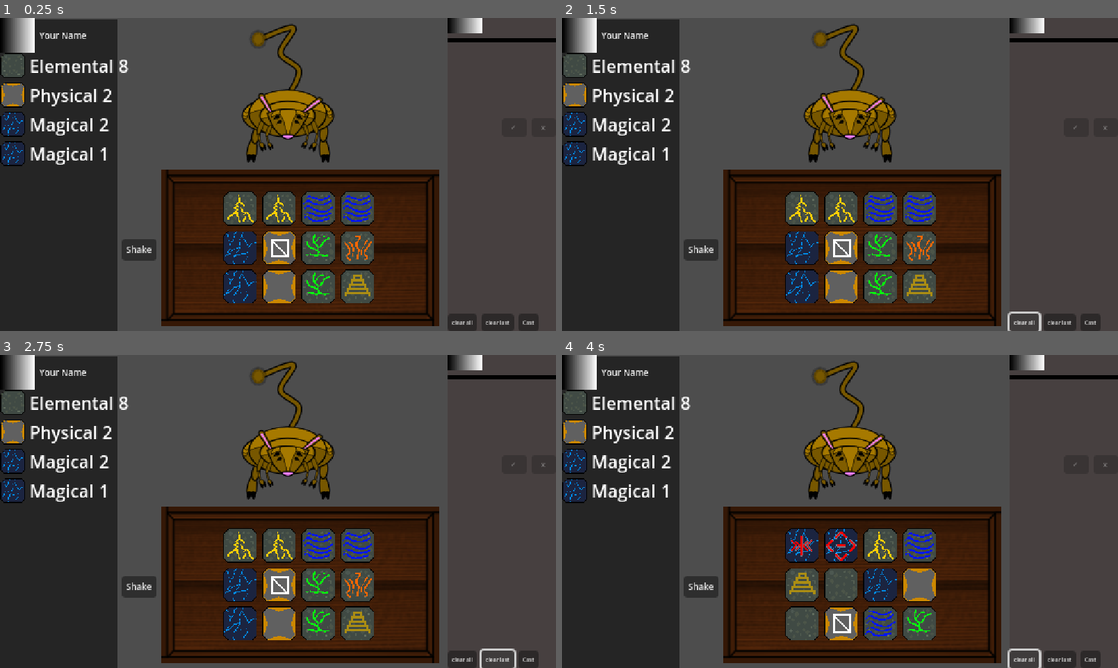
Above: before the commit, frames 1-4 (two rows, left to right).
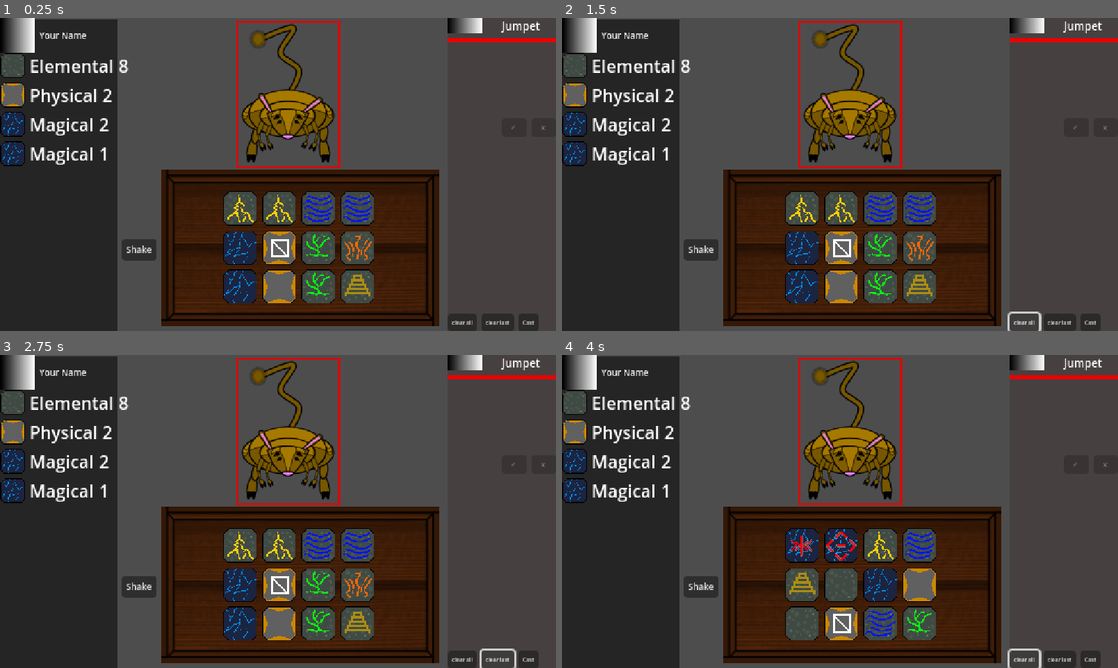
Above: after the commit, the same moments.

Repository: brianhall1313/rune-box-dice-roller
Game: Godot game, scene res://scenes/encounter.tscn
The game is run twice, just before and just after one commit, with the same random seed, the same clock (stepped at 60 frames per second) and the same inputs. The project has no main scene, so this scene is started directly.
Inputs:
- Up to frame 1 (0.25 s): no input
- Up to frame 2 (1.5 s): click "Cast" at 0.5 s; click "clear all" at 1.25 s
- Up to frame 3 (2.75 s): click "clear last" at 2 s
- Up to frame 4 (4 s): click "Shake" at 2.75 s; click "clear all" at 3.5 s

The runs differ from the first frame. In frame 1, 1.0% of the frame differs, in the area x 42-100%, y 0-48%; in frame 2, 1.0%; in frame 3, 1.0%; in frame 4, 1.0%.

Commit message:
the player can now kill an enemy

Diff:
--- a/globals/GlobalSignalBus.gd
+++ b/globals/GlobalSignalBus.gd
@@ -11,6 +11,7 @@
 signal spell_confirm
 signal spell_cancel
 signal player_death
+signal enemy_death(enemy:Monster)
 
 
 func emit_state_change(new_state:String) -> void:
@@ -28,3 +29,5 @@
 	spell_cancel.emit()
 func emit_player_death() -> void:
 	player_death.emit()
+func emit_enemy_death(enemy:Monster) -> void:
+	enemy_death.emit(enemy)
--- /dev/null
+++ b/globals/SpellManager.gd
@@ -0,0 +1,39 @@
+extends Node
+
+var spell_effects:Dictionary={
+	"fire":{"damage":10},
+	"water":{"damage":10},
+	"earth":{"damage":10},
+	"sky":{"damage":10},
+	"life":{"heal":10},
+	"lob":{"damage":10},
+	"temper":{"defend":10},
+	"reflect":{"defend":10},
+	"echo":{"echo":1}
+}
+
+func effect_generation(spell) -> Dictionary:
+	#TODO alpha mode! we still need effects and stuff in here too, as well as an actual spell list instead of this simplistic one
+	var translated_spell:Dictionary ={}
+	for die:Die in spell:
+		if spell_effects[die.current_glyph].has("damage"):
+			if translated_spell.has("damage"):
+				translated_spell["damage"] += spell_effects[die.current_glyph]["damage"]
+			else:
+				translated_spell["damage"] = spell_effects[die.current_glyph]["damage"]
+		elif spell_effects[die.current_glyph].has("heal"):
+			if translated_spell.has("heal"):
+				translated_spell["heal"] += spell_effects[die.current_glyph]["heal"]
+			else:
+				translated_spell["heal"] = spell_effects[die.current_glyph]["heal"]
+		elif spell_effects[die.current_glyph].has("defend"):
+			if translated_spell.has("defend"):
+				translated_spell["defend"] += spell_effects[die.current_glyph]["defend"]
+			else:
+				translated_spell["defend"] = spell_effects[die.current_glyph]["defend"]
+		elif spell_effects[die.current_glyph].has("echo"):
+			if translated_spell.has("echo"):
+				translated_spell["echo"] += spell_effects[die.current_glyph]["echo"]
+			else:
+				translated_spell["echo"] = spell_effects[die.current_glyph]["echo"]
+	return translated_spell
--- a/project.godot
+++ b/project.godot
@@ -21,6 +21,8 @@
 GlobalSignalBus="*res://globals/GlobalSignalBus.gd"
 InventoryManager="*res://globals/InventoryManager.gd"
 PlayerManager="*res://globals/PlayerManager.gd"
+MonsterManager="*res://globals/MonsterManager.gd"
+SpellManager="*res://globals/SpellManager.gd"
 
 [display]
 
--- a/scenes/bumblebear.gd
+++ b/scenes/bumblebear.gd
@@ -53,7 +53,7 @@
 		return
 	var current_damage = damage - defence
 	defence = 0
-	if current_damage > health:
+	if current_damage >= health:
 		health = 0
 		return
 	health -= current_damage
--- a/scenes/encounter.gd
+++ b/scenes/encounter.gd
@@ -2,7 +2,7 @@
 
 @onready var monster_manager: Node2D = $monster_manager
 @onready var ui: Control = $UI
-@onready var player: player = $player
+@onready var scene_player: player = $player
 
 
 var displayed: Array[Die] = []
@@ -16,18 +16,32 @@
 	connect_to_global_signal_bus()
 	#TODO setup combact: however we are going to do that
 	GlobalSignalBus.emit_state_change("test")
-	player.setup(PlayerManager.export())
+	scene_player.setup(PlayerManager.export())
+	print(monster_manager.get_child(0).health)
+	enemy_selected(monster_manager.get_child(0))
+	_update_ui()
 
 func connect_to_global_signal_bus() -> void:
 	GlobalSignalBus.connect("rune_interaction",rune_interaction)
 	GlobalSignalBus.connect("spell_confirm",queue_spell)
 	GlobalSignalBus.connect("spell_cancel",clear_spell)
 	GlobalSignalBus.connect("enemy_interaction",enemy_selected)
+	GlobalSignalBus.connect("enemy_death",enemy_death)
 
 func show_enemy_information()->void:
 	if current_enemy:
 		ui.update_enemy_info(current_enemy)
 
+func enemy_death(enemy:Monster) -> void:
+	if enemy == current_enemy:
+		current_enemy = null
+	print("enemy died")
+	if monster_manager.get_child_count() == 1:
+		enemy.queue_free()
+		print("you win!!")
+	else:
+		print("oh wow an anemy died! there are still more to fight!")
+		enemy.queue_free()
 
 func queue_spell() -> void:
 	# if spell valid
@@ -56,27 +70,26 @@
 		die.set_selected(true)
 		last_glyph_selected = die
 	elif len(current_spell_selection) < 2:
-		print("want to append a die")
 		if die in last_glyph_selected.adjacent.values():
 			current_spell_selection.append(die)
 			die.set_selected(true)
 			last_glyph_selected = die
-
-		print("new spell length ", len(current_spell_selection))
 	else:
 		#TODO alert the player that the spell is full
 		die.set_selected(false)
 	_update_ui()
 
 func _update_ui():
-	print(current_spell_selection)
+	if current_enemy:
+		show_enemy_information()
 	ui.update_right_panel({"queue":spell_queue,"active":current_spell_selection})
 
 func enemy_selected(enemy:Monster) -> void:
 	if current_enemy:
 		current_enemy.selected()
 	current_enemy = enemy
-	show_enemy_information()
+	current_enemy.selected()
+	_update_ui()
 
 func clear_queue() -> void:
 	for spell in spell_queue:
@@ -96,13 +109,30 @@
 	if len(spell_queue) == 0:
 		ui.toggle_shake(true)
 
+func cast_spell(spell)->void:
+	if spell.has("damage"):
+		print("sending ",spell["damage"]," damage")
+		current_enemy.take_damage(spell["damage"])
+	if spell.has("heal"):
+		scene_player.heal(spell["heal"])
+	if spell.has("defned"):
+		scene_player.defend(spell["defend"])
+	if spell.has("echo"):
+		for i in range(spell["echo"]):
+			print("echooooooo")
+
 func _on_right_panel_cast() -> void:
-	print("SPELL C-C-C-C-C-C-COMBO")
-	for spell in spell_queue:
-		pass#TODO do spell stuff
-	for monster in monster_manager.get_children():
-		pass
-		#TODO monster turn
+	print("cast button pressed from encounter")
+	if current_enemy:
+		print("SPELL C-C-C-C-C-C-COMBO")
+		for spell in spell_queue:
+			var effect = SpellManager.effect_generation(spell)
+			print("effect: ",effect)
+			cast_spell(effect)
+			_update_ui()
+	else:
+		print("please select a monster")
+	#TODO monster turn
 
 
 func _on_right_panel_clear_all() -> void:
--- a/scenes/jumpet.gd
+++ b/scenes/jumpet.gd
@@ -17,7 +17,7 @@
 var actions:Array[Dictionary] = [
 	{#be agressive, be be agressive
 		"name":"Viscous Claw",
-		"attack":func (attack):return attack+10,
+		"attack":func ():return attack+10,
 		"animation":"attack",
 	},
 	{#attack and defend
@@ -38,7 +38,7 @@
 func _ready() -> void:
 	pass
 
-func take_turn() -> void:
+func plan_turn() -> void:
 	defence = 0
 	select_action()
 
@@ -60,9 +60,11 @@
 		defence -= damage
 		return
 	var current_damage = damage - defence
-	defence = 0
-	if current_damage > health:
+	defence = 0 # you will inevitably lose all you defence if you are this far
+	if current_damage >= health:
 		health = 0
+		print("OWIE!!! jumpet died")
+		GlobalSignalBus.emit_enemy_death(self)
 		return
 	health -= current_damage
 
@@ -71,5 +73,4 @@
 
 func _on_click_box_input_event(_viewport: Node, event: InputEvent, _shape_idx: int) -> void:
 	if event.is_action_released("click"):
-		selected()
 		GlobalSignalBus.emit_enemy_interaction(self)
--- a/scenes/player.gd
+++ b/scenes/player.gd
@@ -13,6 +13,9 @@
 	self.max_health = info["max_health"]
 	self.health = info["health"]
 
+
+func defend(shield:int)->void:
+	defence += shield
 
 func take_damage(damage:int)->void:
 	if damage < defence:
--- a/scenes/right_panel.gd
+++ b/scenes/right_panel.gd
@@ -33,6 +33,7 @@
 
 
 func _on_cast_button_up() -> void:
+	print("cast button hit from right_panel")
 	cast.emit()
 
 
--- a/scenes/rune_spell.gd
+++ b/scenes/rune_spell.gd
@@ -14,10 +14,9 @@
 	setup([])
 
 func setup(spell)->void:
-	print("called setup for ", self)
-	print("the spell is ",spell)
+	#print("called setup for ", self)
+	#print("the spell is ",spell)
 	for i in 4:
-		print("i is ", i)
 		if len(spell) > i:
 			glyphs[i].texture = spell[i].texture
 			glyphs[i].show()
